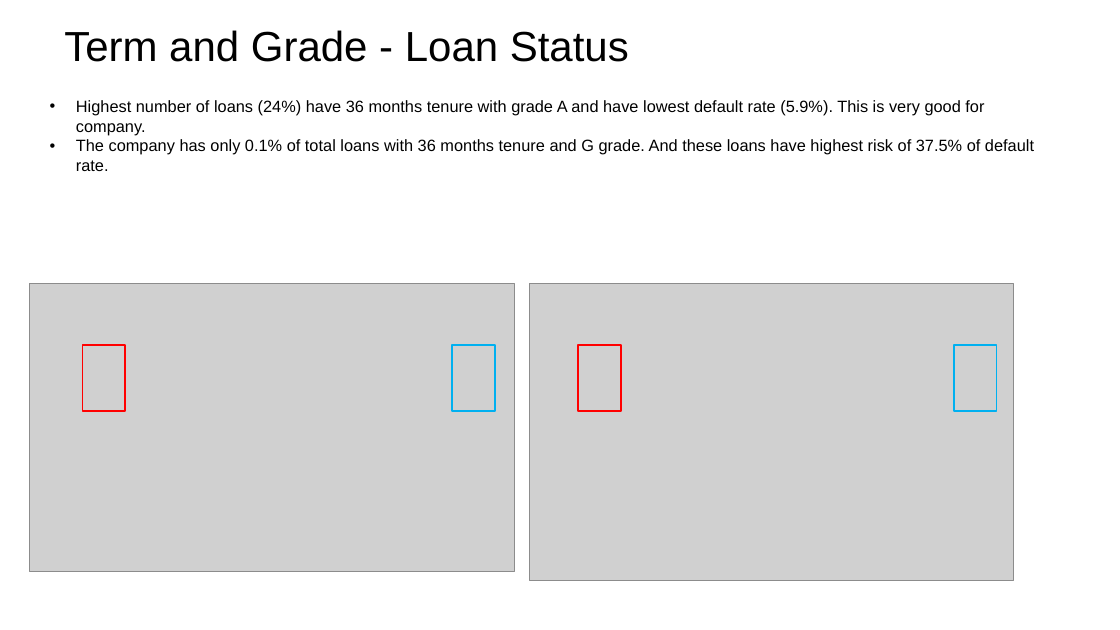
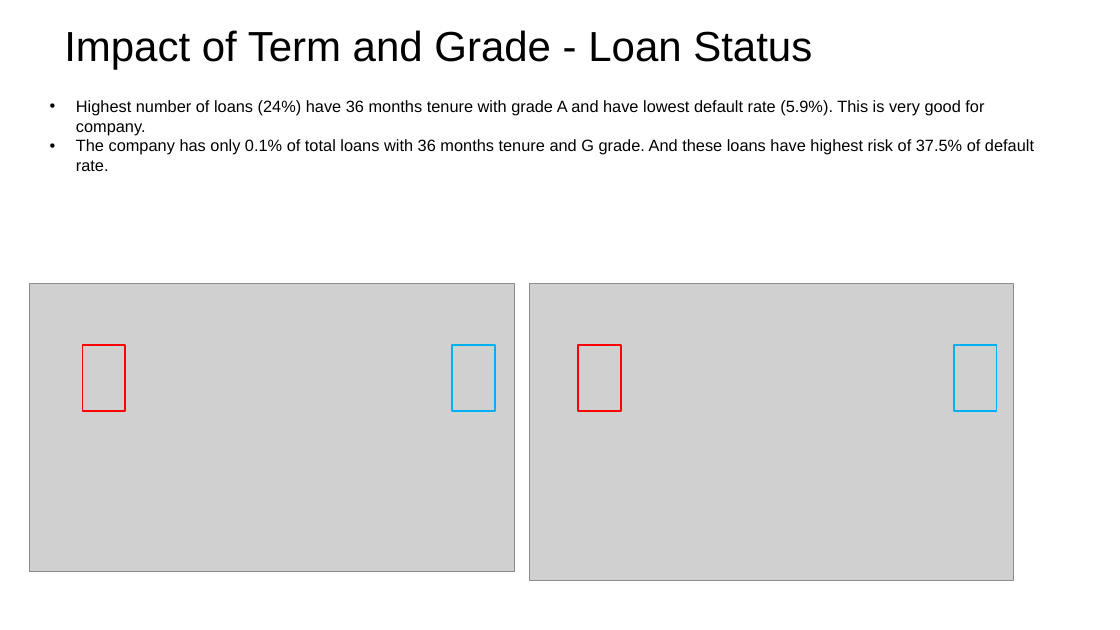
Before and after one commit to irish-luong/LandingClubCaseStudy, a slide deck: slide 16 of lending_club_case_study.pptx (slide 17 before the commit). Drawn at 1120x630 pixels with LibreOffice and Linux fonts; fonts in the diff are those of the drawing; grey boxes stand for pictures; background and template pictures are left out. Boxes give left, top, right and bottom in pixels: in the first picture for what was removed or moved away, otherwise in the second. Text is boxed around its words. In the diff, an @@ line names an element or a change of style, - is before the commit and + after.

```diff
--- a/lending_club_case_study.pptx
+++ b/lending_club_case_study.pptx
@@ title at (x1=64, y1=30, x2=812, y2=69): text changed @@
-Term and Grade - Loan Status
+Impact of Term and Grade - Loan Status
```
Also in this commit, not shown: 5 other slides changed, 1 slide removed, 2 other files.
